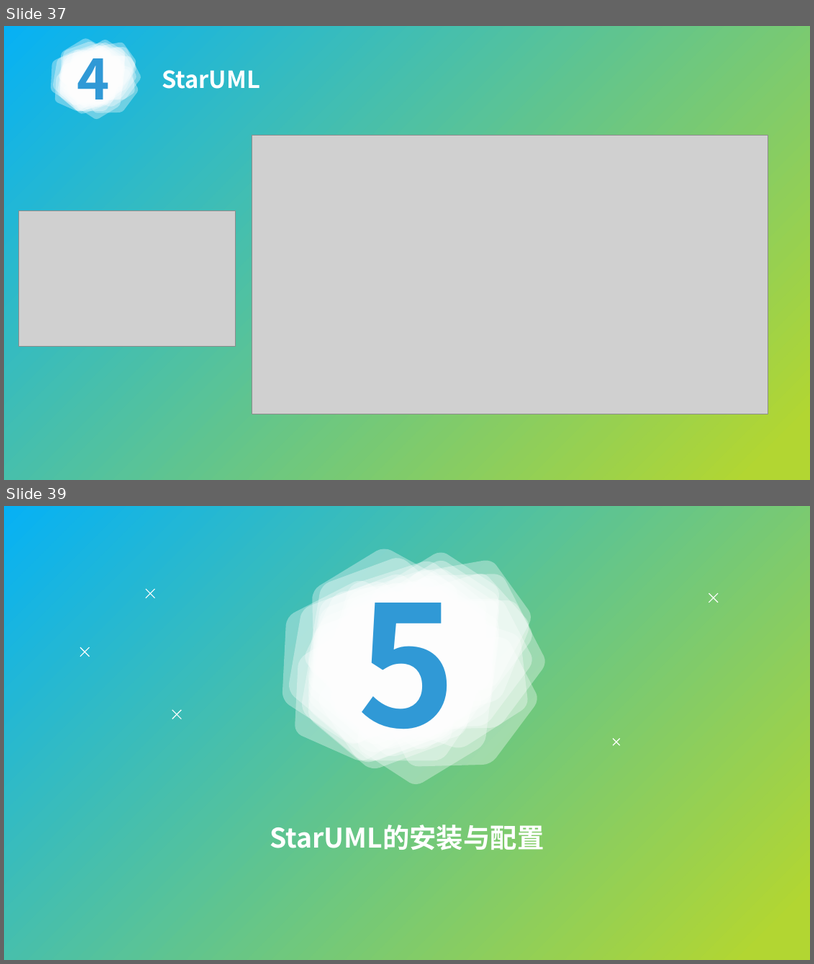
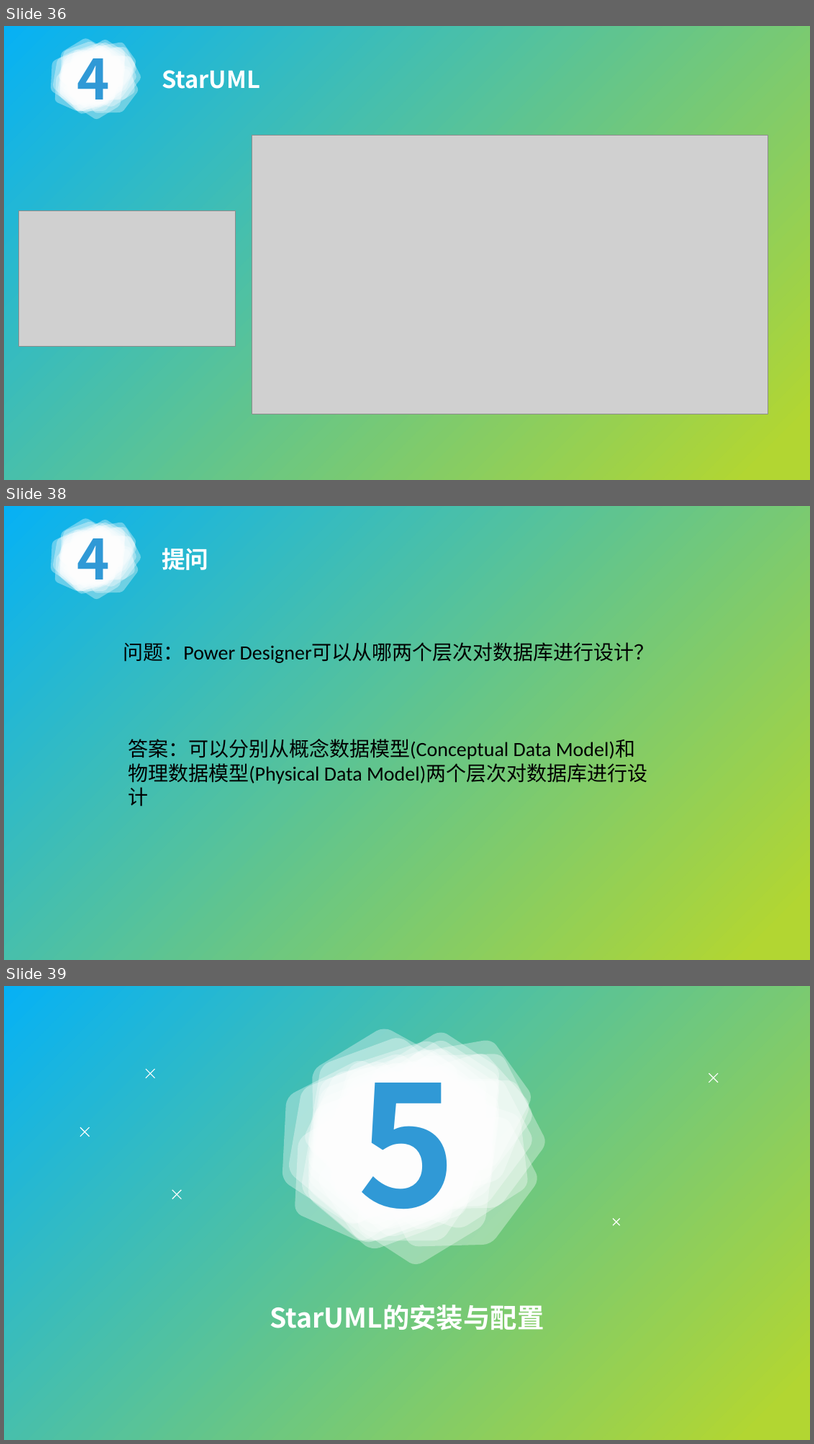
Before and after one commit to avgstuBoboge/SRA2021-document, a slide deck: PPT/SRA2021-G03-翻转课堂2 v0.1.pptx. Shown one above the other, each under a label of ours: slides 37 and 39 before the commit, slides 36, 38 and 39 after it; the slides between them are not shown. The pictures are 814x964 and 814x1444 pixels, drawn with LibreOffice and Linux fonts; fonts in the diff are those of the drawing; grey boxes stand for pictures. Boxes give left, top, right and bottom in pixels: in the first picture for what was removed or moved away, otherwise in the second. Text is boxed around its words. In the diff, an @@ line names an element or a change of style, - is before the commit and + after.

Commit message:
翻转课堂2提问更新

```diff
--- a/PPT/SRA2021-G03-翻转课堂2 v0.1.pptx
+++ b/PPT/SRA2021-G03-翻转课堂2 v0.1.pptx
@@ slide 38 added at (4, 506, 810, 960), background gradient #06B1F5 to #B2D632 @@
@@ group added at (39, 511, 147, 606): 34 freeform shapes, 1 text @@
+4
@@ text added at (162, 548, 208, 570), 28 pt, text #FFFFFF, bold @@
+提问
@@ text added at (123, 643, 655, 664), 24 pt, text #000000 @@
+问题：Power Designer可以从哪两个层次对数据库进行设计？
@@ text added at (128, 736, 648, 806), 24 pt, text #000000 @@
+答案：可以分别从概念数据模型(Conceptual Data Model)和物理数据模型(Physical Data Model)两个层次对数据库进行设计
@@ what was slide 37 is now slide 36 @@
```
Also in this commit, not shown: 3 slides changed, 3 other slides added, 1 slide removed.
